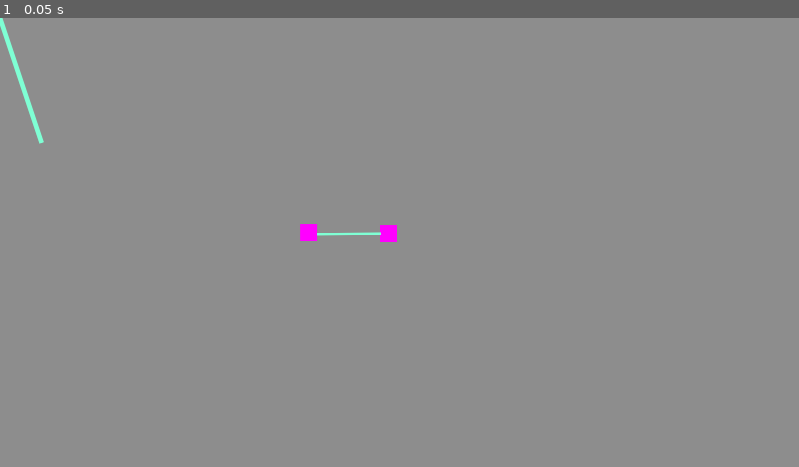
Above: before the commit, frame 1.
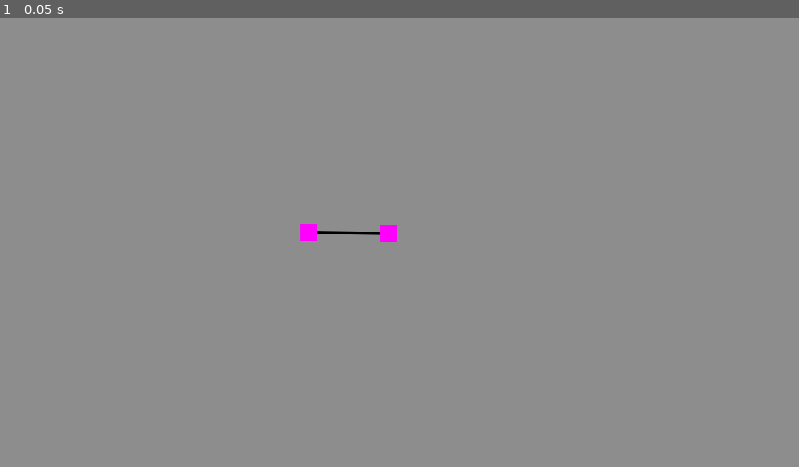
Above: after the commit, the same moment.

Repository: seneschall/fourcolourtheorem
Game: Godot game, scene res://main.tscn
The game is run twice, just before and just after one commit, with the same random seed, the same clock (stepped at 60 frames per second) and the same inputs.
Inputs:
- Up to frame 1 (0.05 s): no input

The runs differ from the first frame. In frame 1, 0.3% of the frame differs, in the area x 0-48%, y 0-49%.

Commit message:
added manually drawn edge

Diff:
--- /dev/null
+++ b/edge.gd
@@ -0,0 +1,17 @@
+extends Node2D
+
+var pos0 := Vector2.ZERO
+var pos1 := Vector2.ZERO
+
+func _process(delta: float) -> void:
+	queue_redraw()
+
+func _draw() -> void:
+	print("pos0", pos0)
+	draw_line(pos0, pos1, Color.BLACK, 5.0, true)
+
+func set_pos0(pos: Vector2) -> void:
+	pos0 = pos
+
+func set_pos1(pos: Vector2) -> void:
+	pos1 = pos
--- /dev/null
+++ b/edge.tscn
@@ -0,0 +1,13 @@
+[gd_scene load_steps=3 format=3 uid="uid://qnt1vv4rnynq"]
+
+[ext_resource type="Script" uid="uid://tovp6slg4pvf" path="res://path_2d.gd" id="1_fxce1"]
+
+[sub_resource type="Curve2D" id="Curve2D_0xm2m"]
+_data = {
+"points": PackedVector2Array(0, 0, 0, 0, 762, 520, 0, 0, 0, 0, 915, 519)
+}
+point_count = 2
+
+[node name="Path2D" type="Path2D"]
+curve = SubResource("Curve2D_0xm2m")
+script = ExtResource("1_fxce1")
--- a/main.gd
+++ b/main.gd
@@ -1,5 +1,4 @@
 extends Node2D
-
 
 # Called when the node enters the scene tree for the first time.
 func _ready() -> void:
@@ -8,5 +7,13 @@
 
 # Called every frame. 'delta' is the elapsed time since the previous frame.
 func _process(delta: float) -> void:
-	var v1_pos: Vector2 = $Vertex.global_position
-	print(v1_pos)
+	var pos1: Vector2 = $Vertex.global_position
+	var pos2: Vector2 = $Vertex2.global_position
+	$Edge.set_pos0(pos1)
+	$Edge.set_pos1(pos2)
+
+func _physics_process(delta: float) -> void:
+	#var mpos = get_viewport().get_mouse_position()
+	#$Vertex.position = mpos
+	#print(mpos)
+	pass
--- a/main.tscn
+++ b/main.tscn
@@ -1,14 +1,12 @@
-[gd_scene load_steps=5 format=3 uid="uid://btuy4gx7uma74"]
+[gd_scene load_steps=6 format=3 uid="uid://btuy4gx7uma74"]
 
 [ext_resource type="Script" uid="uid://bt3lrrmrotsww" path="res://main.gd" id="1_0xm2m"]
 [ext_resource type="PackedScene" uid="uid://b1n77v7bb5yq6" path="res://vertex.tscn" id="1_ig7tw"]
-[ext_resource type="Script" uid="uid://tovp6slg4pvf" path="res://path_2d.gd" id="3_1bvp3"]
+[ext_resource type="Script" uid="uid://thqd8kcf7jfu" path="res://edge.gd" id="3_1bvp3"]
+[ext_resource type="PackedScene" uid="uid://qnt1vv4rnynq" path="res://edge.tscn" id="3_h2yge"]
 
-[sub_resource type="Curve2D" id="Curve2D_0xm2m"]
-_data = {
-"points": PackedVector2Array(0, 0, 0, 0, 762, 520, 0, 0, 0, 0, 915, 519)
-}
-point_count = 2
+[sub_resource type="RectangleShape2D" id="RectangleShape2D_h2yge"]
+size = Vector2(96, 66)
 
 [node name="Node2D" type="Node2D"]
 script = ExtResource("1_0xm2m")
@@ -18,12 +16,29 @@
 offset_bottom = 1080.0
 color = Color(0.552956, 0.552956, 0.552956, 1)
 
+[node name="Edge" type="Node2D" parent="."]
+script = ExtResource("3_1bvp3")
+
 [node name="Vertex" parent="." instance=ExtResource("1_ig7tw")]
 position = Vector2(933, 518)
 
 [node name="Vertex2" parent="." instance=ExtResource("1_ig7tw")]
 position = Vector2(742, 516)
 
-[node name="Path2D" type="Path2D" parent="."]
-curve = SubResource("Curve2D_0xm2m")
-script = ExtResource("3_1bvp3")
+[node name="Path2D" parent="." instance=ExtResource("3_h2yge")]
+visible = false
+
+[node name="TestArea" type="Area2D" parent="."]
+visible = false
+
+[node name="ColorRect" type="ColorRect" parent="TestArea"]
+offset_left = 527.0
+offset_top = 402.0
+offset_right = 623.0
+offset_bottom = 468.0
+
+[node name="CollisionShape2D" type="CollisionShape2D" parent="TestArea"]
+position = Vector2(575, 435)
+shape = SubResource("RectangleShape2D_h2yge")
+
+[connection signal="mouse_entered" from="TestArea" to="." method="_on_test_area_mouse_entered"]
--- a/path_2d.gd
+++ b/path_2d.gd
@@ -8,7 +8,7 @@
 
 # Called every frame. 'delta' is the elapsed time since the previous frame.
 func _process(delta: float) -> void:
-	pass
+	queue_redraw()
 
 func _draw() -> void:
 	draw_line(Vector2.ZERO, Vector2(100, 300), Color.AQUAMARINE, 10.0, true)
--- /dev/null
+++ b/vertex.gd
@@ -0,0 +1,25 @@
+extends AnimatableBody2D
+
+signal position_changed
+
+var dragging := false
+var of := Vector2.ZERO
+const colors := [Color.RED, Color.BLUE, Color.GREEN, Color.BROWN]
+
+func _process(delta: float) -> void:
+	if dragging:
+		position = get_global_mouse_position() - of
+		position_changed.emit()
+
+func _on_button_button_down() -> void:
+	if Input.is_mouse_button_pressed(MOUSE_BUTTON_LEFT):
+		dragging = true
+		print("left")
+		of = get_global_mouse_position() - global_position
+	elif Input.is_mouse_button_pressed(MOUSE_BUTTON_RIGHT):
+		print("right")
+		$ColorRect.color = colors.pick_random()
+
+
+func _on_button_button_up() -> void:
+	dragging = false
--- a/vertex.tscn
+++ b/vertex.tscn
@@ -1,9 +1,16 @@
-[gd_scene load_steps=2 format=3 uid="uid://b1n77v7bb5yq6"]
+[gd_scene load_steps=4 format=3 uid="uid://b1n77v7bb5yq6"]
+
+[ext_resource type="Script" uid="uid://yecclg53epo5" path="res://vertex.gd" id="1_bqu4f"]
+
+[sub_resource type="PhysicsMaterial" id="PhysicsMaterial_e7aww"]
 
 [sub_resource type="RectangleShape2D" id="RectangleShape2D_k2uon"]
 size = Vector2(40, 40)
 
 [node name="Vertex" type="AnimatableBody2D"]
+input_pickable = true
+physics_material_override = SubResource("PhysicsMaterial_e7aww")
+script = ExtResource("1_bqu4f")
 
 [node name="ColorRect" type="ColorRect" parent="."]
 anchors_preset = 8
@@ -21,3 +28,16 @@
 
 [node name="CollisionShape2D" type="CollisionShape2D" parent="."]
 shape = SubResource("RectangleShape2D_k2uon")
+
+[node name="Button" type="Button" parent="."]
+modulate = Color(1, 1, 1, 0)
+offset_left = -20.0
+offset_top = -20.0
+offset_right = 20.0
+offset_bottom = 20.0
+button_mask = 3
+
+[connection signal="input_event" from="." to="." method="_on_input_event"]
+[connection signal="mouse_entered" from="." to="." method="_on_mouse_entered"]
+[connection signal="button_down" from="Button" to="." method="_on_button_button_down"]
+[connection signal="button_up" from="Button" to="." method="_on_button_button_up"]
Not shown, added: edge.gd.uid
Not shown, added: vertex.gd.uid
